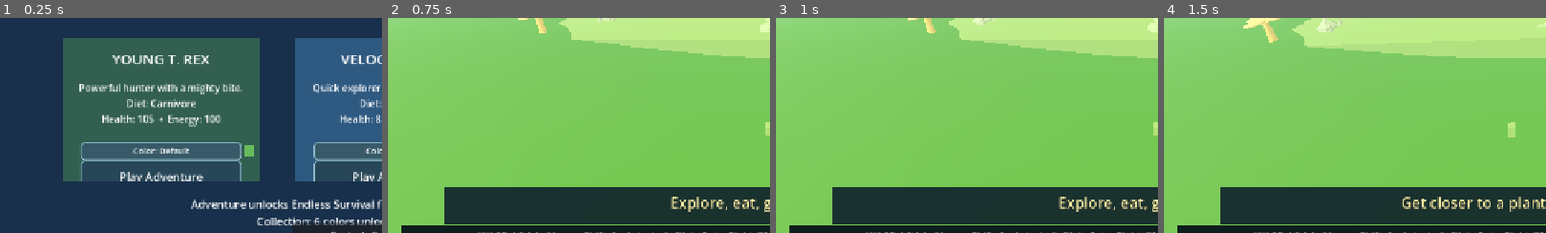
Above: before the commit, frames 1-4 (left to right).
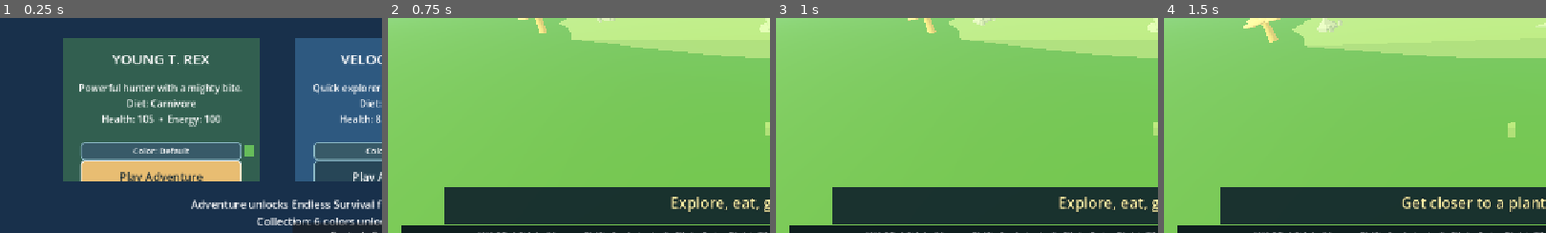
Above: after the commit, the same moments.

Repository: mschalle/Dino-Game
Game: Godot game, scene res://Main.tscn
The game is run twice, just before and just after one commit, with the same random seed, the same clock (stepped at 60 frames per second) and the same inputs.
Inputs (mouse positions are % of the whole screen's width and height, from its top left):
- Up to frame 1 (0.25 s): no input
- Up to frame 2 (0.75 s): click "Play Adventure" at 0.5 s
- Up to frame 3 (1 s): no input
- Up to frame 4 (1.5 s): tap Enter at 1.25 s; move the mouse to (72, 45) at 1.27 s; hold D (move_right) from 1.28 s (still down); tap Space (dash) at 1.35 s; click (72, 45) at 1.42 s
The pictures show only the part of the screen within x 0-50%, y 45-95%; the shares and areas given below are measured in that part.

The runs differ from the first frame. In frame 1, 4.1% of the frame differs, in the area x 21-64%, y 66-76%; in frame 2, nothing differs; in frame 3, nothing differs; in frame 4, nothing differs.

Commit message:
Wire selection card focus navigation

Diff:
--- a/main.gd
+++ b/main.gd
@@ -25,6 +25,7 @@
 var food_spawner: FoodSpawner
 var hud: GameHUD
 var selection_screen: CanvasLayer
+var selection_adventure_buttons: Array[Button] = []
 var active_marker: Node3D
 var scent_dots: Array[MeshInstance3D] = []
 var quest_props: Array[Node3D] = []
@@ -309,9 +310,11 @@
 	card_content.custom_minimum_size = Vector2(1280, 820)
 	card_scroll.add_child(card_content)
 	var profiles := PROFILES.all()
+	selection_adventure_buttons.clear()
 	for index in profiles.size():
 		var species_profile: DinosaurProfile = profiles[index]
 		_create_species_card(card_content, species_profile, index)
+	_wire_selection_focus()
 	var footer := Label.new()
 	footer.text = "Adventure unlocks Endless Survival for each dinosaur.   |   F1: How to Play\n%s" % _collection_summary()
 	footer.position = Vector2(290, 625)
@@ -497,6 +500,7 @@
 	_style_selection_button(adventure_button, true)
 	adventure_button.add_theme_font_size_override("font_size", 19)
 	adventure_button.pressed.connect(func() -> void: _start_run(species_profile, "adventure"))
+	selection_adventure_buttons.append(adventure_button)
 	card.add_child(adventure_button)
 	var endless_button := Button.new()
 	var unlocked := save_system.is_endless_unlocked(species_profile.id)
@@ -508,6 +512,16 @@
 	endless_button.add_theme_font_size_override("font_size", 19)
 	endless_button.pressed.connect(func() -> void: _start_run(species_profile, "endless"))
 	card.add_child(endless_button)
+
+func _wire_selection_focus() -> void:
+	for index in selection_adventure_buttons.size():
+		var button := selection_adventure_buttons[index]
+		button.focus_neighbor_left = selection_adventure_buttons[DinosaurProfiles.selection_neighbor(index, "left")].get_path()
+		button.focus_neighbor_right = selection_adventure_buttons[DinosaurProfiles.selection_neighbor(index, "right")].get_path()
+		button.focus_neighbor_top = selection_adventure_buttons[DinosaurProfiles.selection_neighbor(index, "up")].get_path()
+		button.focus_neighbor_bottom = selection_adventure_buttons[DinosaurProfiles.selection_neighbor(index, "down")].get_path()
+	if not selection_adventure_buttons.is_empty():
+		selection_adventure_buttons[0].grab_focus()
 
 func _style_selection_button(button: Button, primary: bool) -> void:
 	button.focus_mode = Control.FOCUS_ALL
--- a/tests/run_tests.gd
+++ b/tests/run_tests.gd
@@ -15,6 +15,7 @@
 	_test_species_asset_and_save_isolation()
 	_test_selection_roster_layout()
 	_test_selection_navigation()
+	_test_selection_focus_mapping()
 	_test_world_chunks()
 	_test_habitat_rules()
 	_test_world_streaming()
@@ -126,6 +127,11 @@
 	_check(DinosaurProfiles.selection_neighbor(0, "left") == 2, "Selection left navigation should wrap the row")
 	_check(DinosaurProfiles.selection_neighbor(0, "down") == 3, "Selection down navigation should move to the next row")
 	_check(DinosaurProfiles.selection_neighbor(3, "up") == 0, "Selection up navigation should return to the prior row")
+
+func _test_selection_focus_mapping() -> void:
+	for index in 6:
+		_check(DinosaurProfiles.selection_neighbor(index, "left") >= 0, "Every selection card should have a left focus target")
+		_check(DinosaurProfiles.selection_neighbor(index, "right") < 6, "Every selection card should have a right focus target")
 
 func _test_world_chunks() -> void:
 	var chunks: Array = WORLD_CHUNK_PROFILES.reserve()
Not shown, changed: PROJECT_PLAN.md
